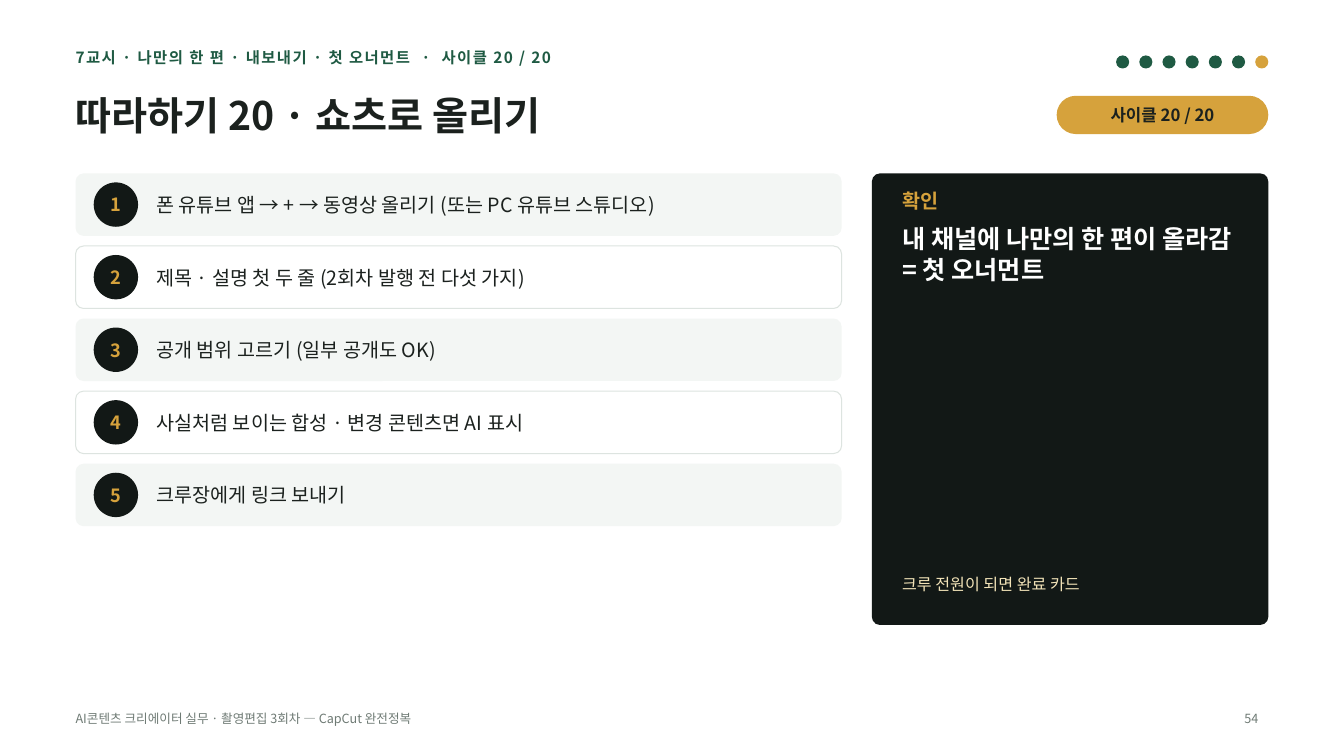
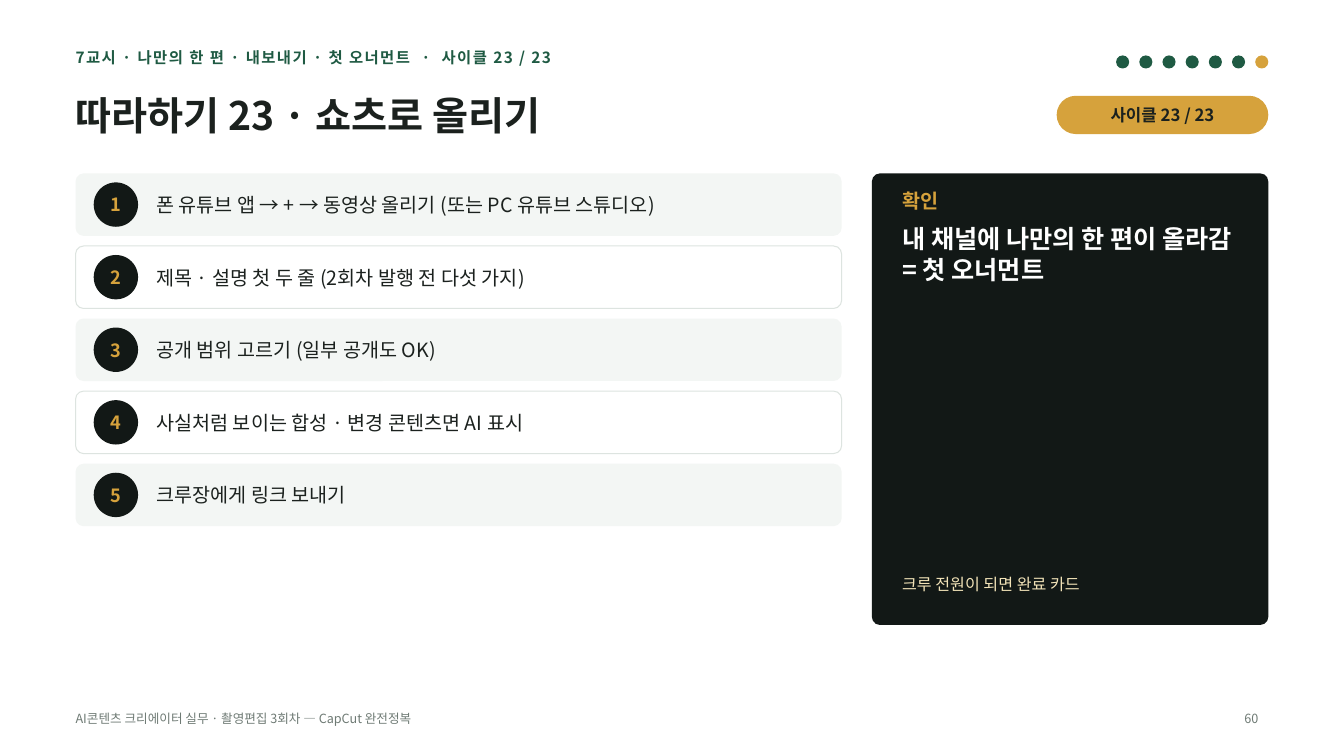
Before and after one commit to yujida/MARUBIT, a slide deck: slide 60 of lectures/03/3회차_CapCut완전정복_슬라이드.pptx (slide 54 before the commit). Drawn at 1344x756 pixels with LibreOffice and Linux fonts; fonts in the diff are those of the drawing. Boxes give left, top, right and bottom in pixels: in the first picture for what was removed or moved away, otherwise in the second. Text is boxed around its words. In the diff, an @@ line names an element or a change of style, - is before the commit and + after.

```diff
--- a/lectures/03/3회차_CapCut완전정복_슬라이드.pptx
+++ b/lectures/03/3회차_CapCut완전정복_슬라이드.pptx
@@ text at (76,50,551,65): text changed @@
-7교시 · 나만의 한 편 · 내보내기 · 첫 오너먼트 · 사이클 20 / 20
+7교시 · 나만의 한 편 · 내보내기 · 첫 오너먼트 · 사이클 23 / 23
@@ title at (76,97,541,134): text changed @@
-따라하기 20 · 쇼츠로 올리기
+따라하기 23 · 쇼츠로 올리기
@@ text at (1111,107,1215,123): text changed @@
-사이클 20 / 20
+사이클 23 / 23
@@ page number at (1244,713,1258,723): text changed @@
-54
+60
```
Also in this commit, not shown: 26 other slides changed, 7 slides added, 1 slide removed, 2 other files.
